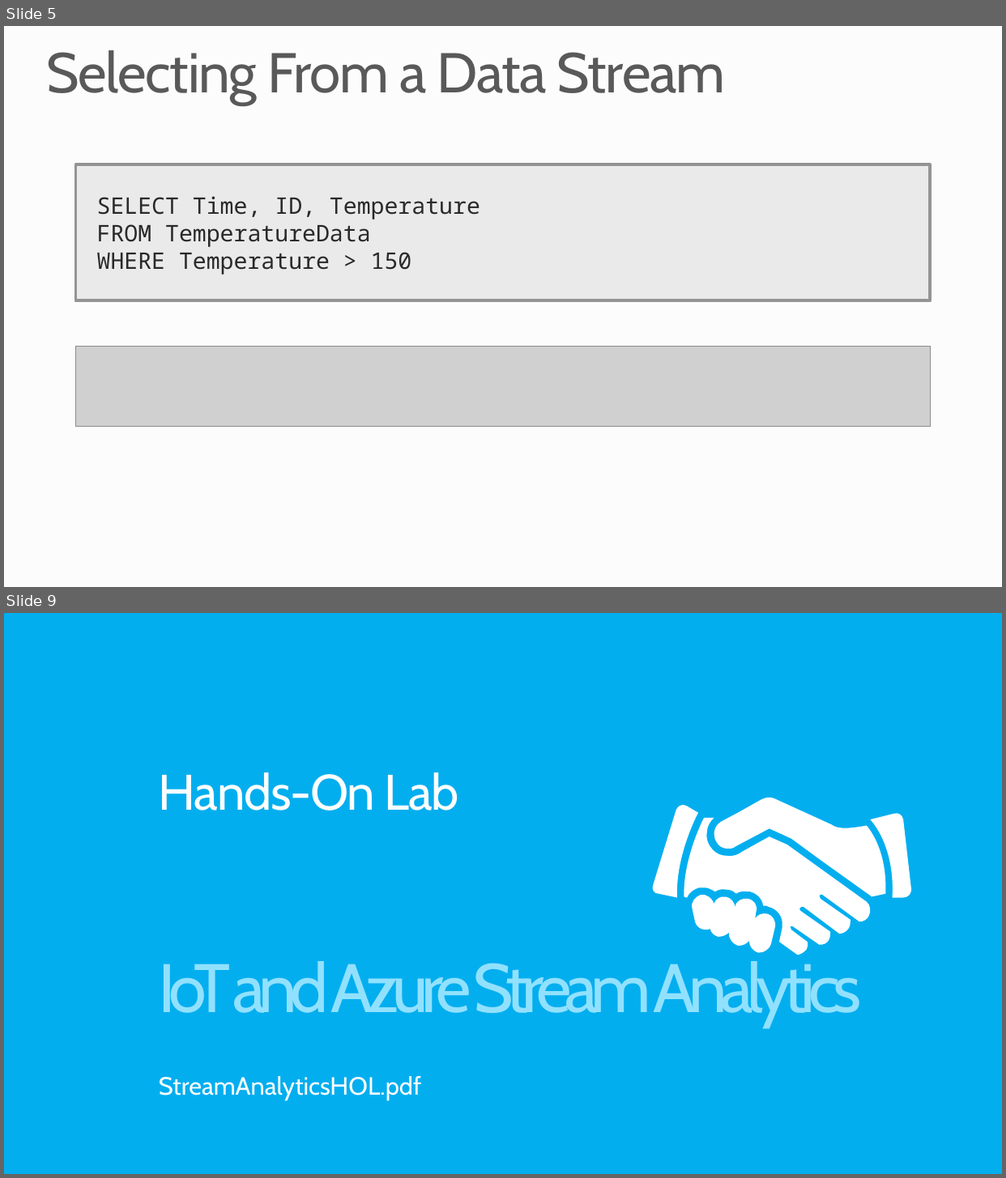
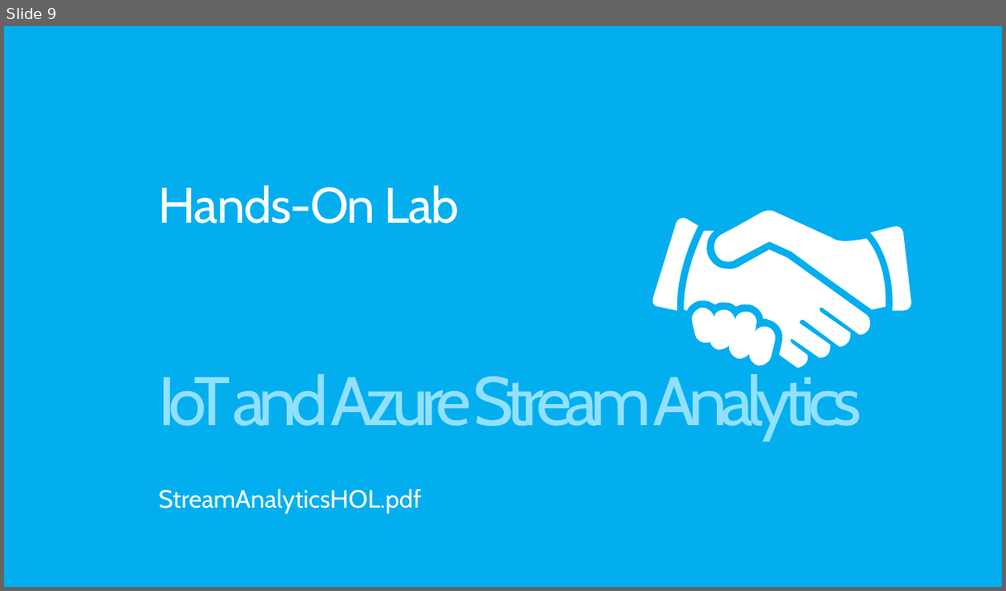
Before and after one commit to MSRConnections/Azure-training-course, a slide deck: Content/Stream Analytics/Azure Stream Analytics.pptx. Shown one above the other, each under a label of ours: slides 5 and 9 before the commit, slide 9 after it; the slides between them are not shown. The pictures are 1006x1178 and 1006x591 pixels, drawn with LibreOffice and Linux fonts; fonts in the diff are those of the drawing; grey boxes stand for pictures; background and template pictures are left out. Boxes give left, top, right and bottom in pixels: in the first picture for what was removed or moved away, otherwise in the second. Text is boxed around its words. In the diff, an @@ line names an element or a change of style, - is before the commit and + after.

```diff
--- a/Content/Stream Analytics/Azure Stream Analytics.pptx
+++ b/Content/Stream Analytics/Azure Stream Analytics.pptx
@@ slide 5 removed at <box>4,26,1002,587</box>, background #FCFCFC @@
@@ title removed at <box>46,50,725,105</box> @@
-Selecting From a Data Stream
@@ rectangle removed at <box>76,165,931,301</box> @@
-SELECT Time, ID, Temperature
-FROM TemperatureData
-WHERE Temperature > 150
@@ picture removed at <box>76,347,931,426</box> @@
```
Also in this commit, not shown: 2 slides changed, 4 slides added, 3 other slides removed.
